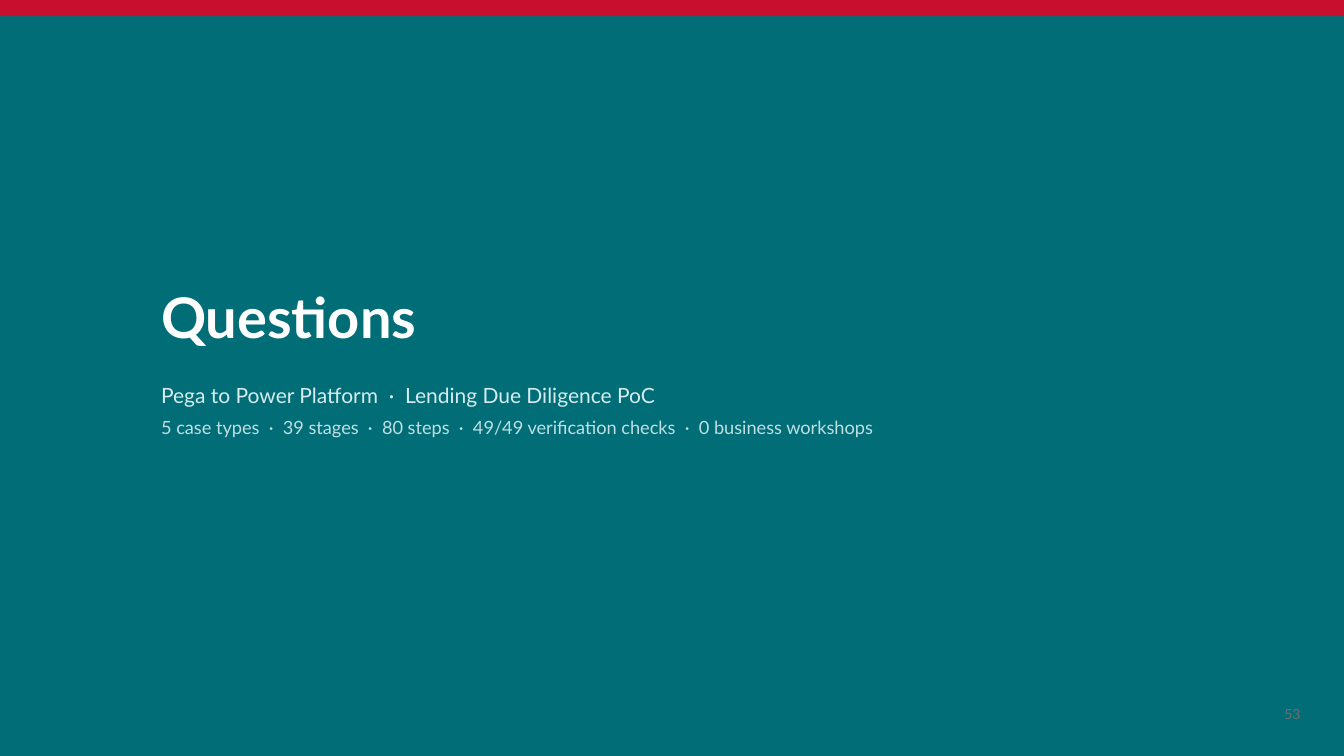
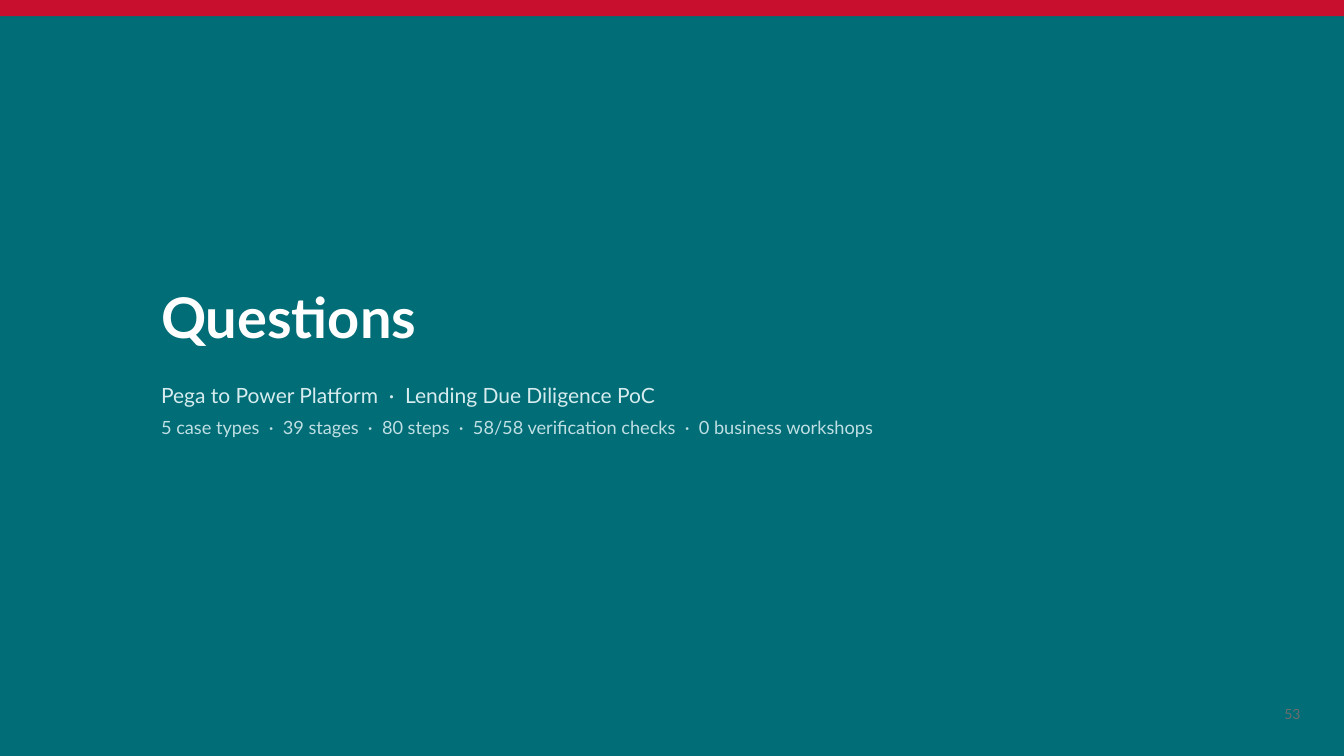
Before and after one commit to parclarke/LDD, a slide deck: slide 53 of lending-due-diligence-app/docs/Pega-to-PowerPlatform-Migration-PoC.pptx. Drawn at 1344x756 pixels with LibreOffice and Linux fonts; fonts in the diff are those of the drawing. Boxes give left, top, right and bottom in pixels: in the first picture for what was removed or moved away, otherwise in the second. Text is boxed around its words. In the diff, an @@ line names an element or a change of style, - is before the commit and + after.

```diff
--- a/lending-due-diligence-app/docs/Pega-to-PowerPlatform-Migration-PoC.pptx
+++ b/lending-due-diligence-app/docs/Pega-to-PowerPlatform-Migration-PoC.pptx
@@ text at (161, 420, 873, 438): text changed @@
-5 case types · 39 stages · 80 steps · 49/49 verification checks · 0 business workshops
+5 case types · 39 stages · 80 steps · 58/58 verification checks · 0 business workshops
```
Also in this commit, not shown: 4 other slides changed, 3 other files.
